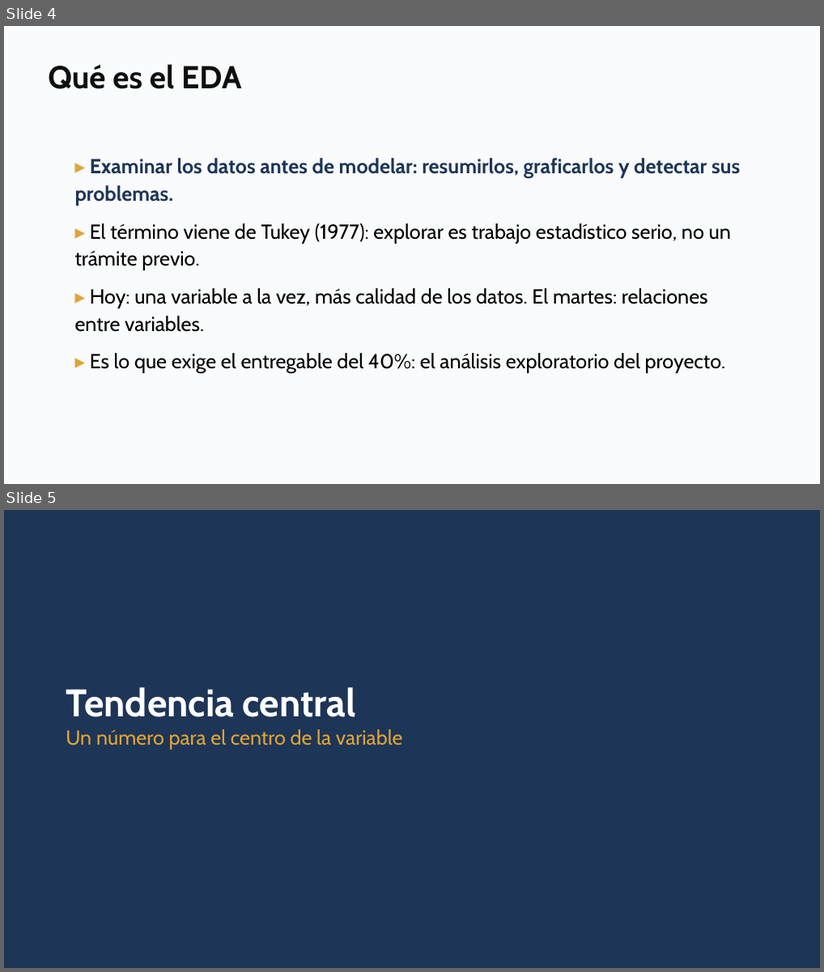
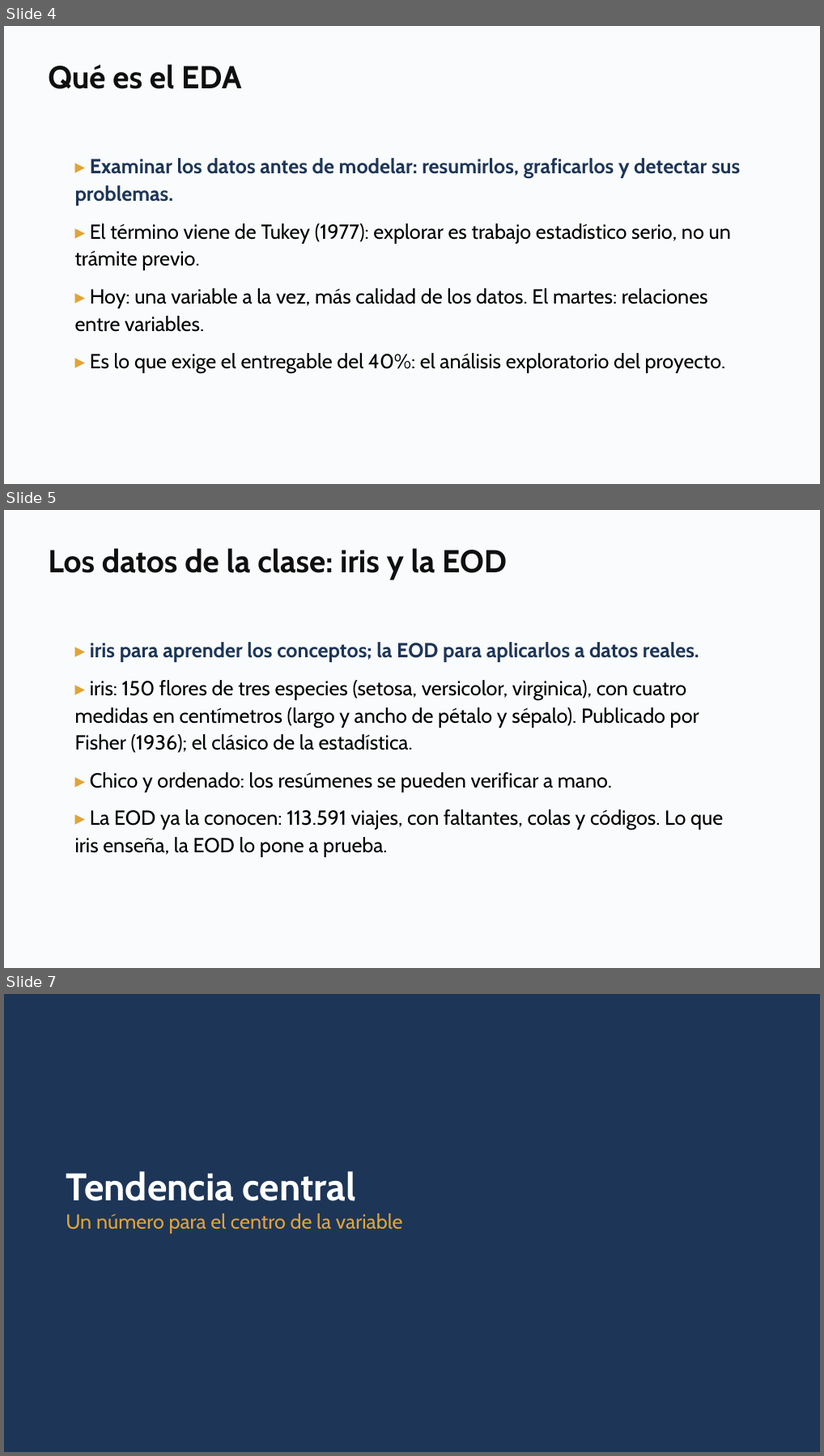
Before and after one commit to daniopitz/diplomado-cdd, a slide deck: presentaciones/clase02_eda_descriptiva.pptx. Shown one above the other, each under a label of ours: slides 4 and 5 before the commit, slides 4, 5 and 7 after it; the slides between them are not shown. The pictures are 824x972 and 824x1456 pixels, drawn with LibreOffice and Linux fonts; fonts in the diff are those of the drawing. Boxes give left, top, right and bottom in pixels: in the first picture for what was removed or moved away, otherwise in the second. Text is boxed around its words. In the diff, an @@ line names an element or a change of style, - is before the commit and + after.

```diff
--- a/presentaciones/clase02_eda_descriptiva.pptx
+++ b/presentaciones/clase02_eda_descriptiva.pptx
@@ slide 5 added at <box>4,510,820,968</box>, background #FFFFFF @@
@@ rectangle added at <box>4,510,820,968</box>, fill #FAFBFC @@
@@ text added at <box>48,548,507,580</box>, 28 pt, text #0F0F0F, bold @@
+Los datos de la clase: iris y la EOD
@@ text added at <box>75,642,723,857</box>, 18 pt, text #000000 @@
+▸ iris para aprender los conceptos; la EOD para aplicarlos a datos reales.
+▸ iris: 150 flores de tres especies (setosa, versicolor, virginica), con cuatro medidas en centímetros (largo y ancho de pétalo y sépalo). Publicado por Fisher (1936); el clásico de la estadística.
+▸ Chico y ordenado: los resúmenes se pueden verificar a mano.
+▸ La EOD ya la conocen: 113.591 viajes, con faltantes, colas y códigos. Lo que iris enseña, la EOD lo pone a prueba.
@@ what was slide 5 is now slide 7 @@
```
Also in this commit, not shown: 5 slides changed, 5 other slides added, 4 other files.
